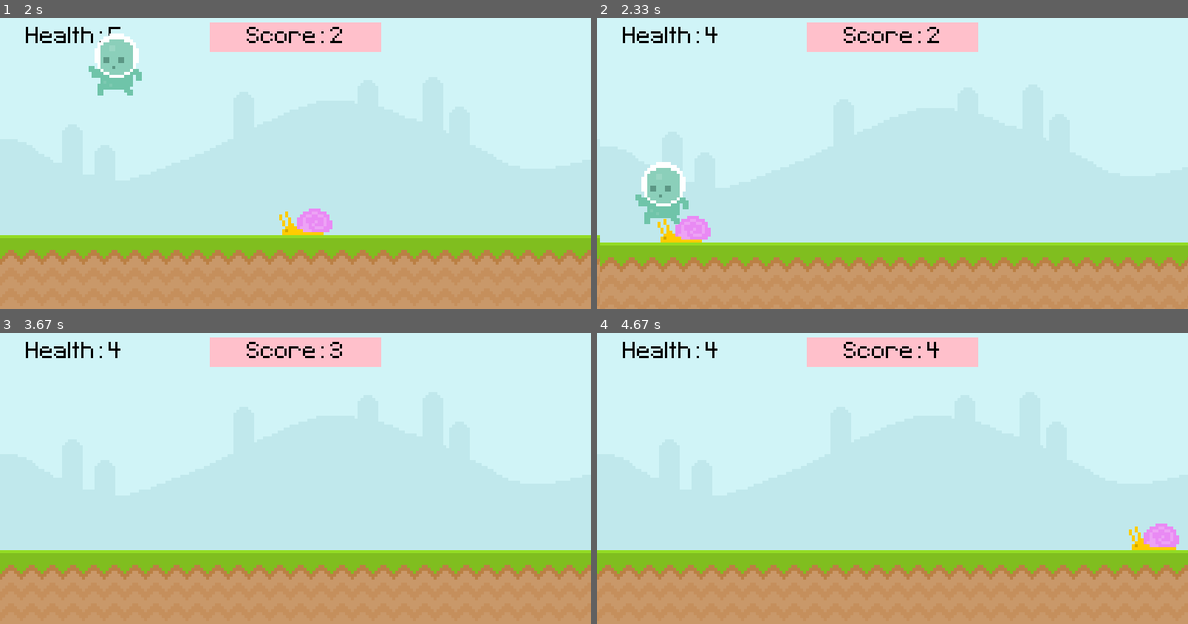
Above: before the commit, frames 1-4 (two rows, left to right).
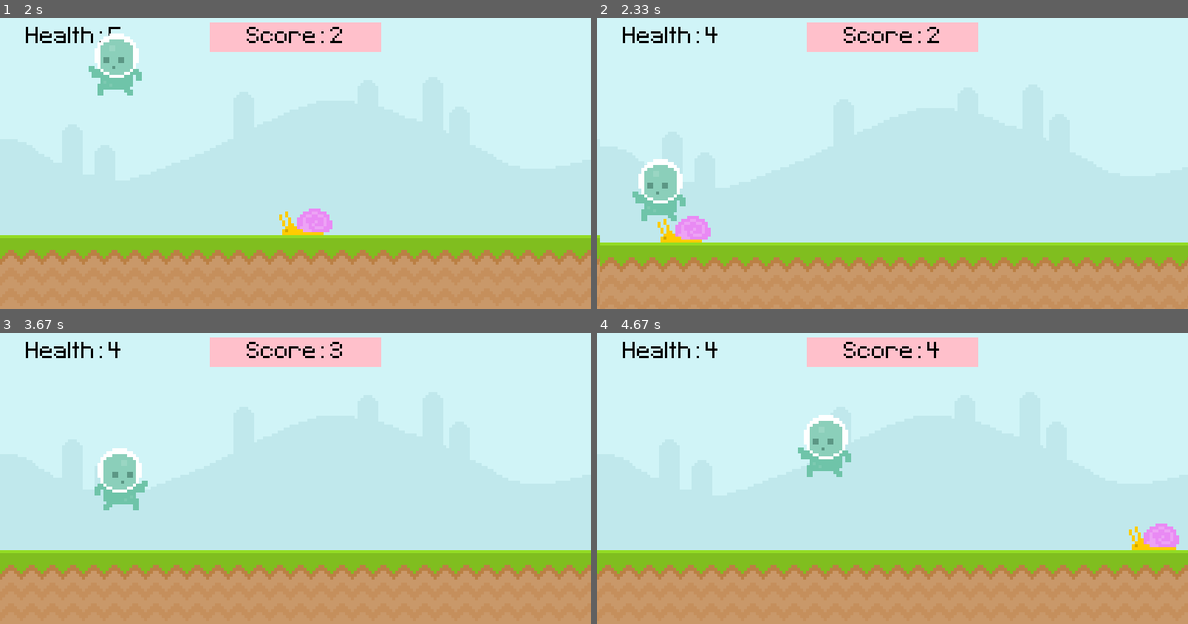
Above: after the commit, the same moments.

Repository: philiph915/ultimate-intro-pygame
Game: pygame game, started from main.py
The game is run twice, just before and just after one commit, with the same random seed, the same clock (stepped at 60 frames per second) and the same inputs.
Inputs:
- Up to frame 1 (2 s): hold D 0.33-0.8 s; hold D 0.83-1.3 s; tap Space at 0.9, 1.2, 1.4, 1.7, 1.97 s; hold A 1.33-1.87 s; hold A from 1.9 s (still down)
- Up to frame 2 (2.33 s): tap Space at 2.27 s; release A at 2.3 s
- Up to frame 3 (3.67 s): hold D 2.33-2.97 s; tap Space at 2.4, 2.7, 3.07, 3.37, 3.57 s; hold A 3-3.47 s; hold D from 3.5 s (still down)
- Up to frame 4 (4.67 s): tap Space at 3.87, 4.07, 4.37, 4.57 s; release D at 3.97 s; hold D 4-4.47 s; hold A from 4.5 s (still down)

Frame 1 is identical in both runs. In frame 2, 0.6% of the frame differs, in the area x 6-16%, y 48-71%; in frame 3, 1.3%, in the area x 16-25%, y 39-61%; in frame 4, 1.3%.

Commit message:
put the player code into a class

Diff:
--- a/main.py
+++ b/main.py
@@ -2,6 +2,92 @@
 from sys import exit
 from random import randint # Function to generate random integers
 import math
+
+class Player(pygame.sprite.Sprite): # Player Class inherits from Sprite Class
+    def __init__(self): # Constructor method: Sets class properties
+        super().__init__() # this line calls the parent class constructor
+
+        # Initialize Class Properties (self.image and self.rect are required for sprite class)
+
+        # Get Required Global Variables
+        global GRAVITY, SCREEN_HEIGHT, SCREEN_WIDTH
+
+        # Player Graphics
+        player_walk_1 = pygame.image.load('graphics/Player/player_walk_1.png').convert_alpha()
+        player_walk_2 = pygame.image.load('graphics/Player/player_walk_2.png').convert_alpha()
+        self.player_stand  = pygame.image.load('graphics/Player/player_stand.png').convert_alpha()
+        self.player_walk = [player_walk_1, player_walk_2]
+        self.player_index = 0 # Index variable for controlling player walk animation
+        self.player_jump = pygame.image.load('graphics/Player/jump.png').convert_alpha()
+
+        # Player Properties
+        self.walk_vel = 4
+        self.is_walking = False
+        self.is_facing_right = 1
+        self.jump_vel = 20
+        self.vel_y = 0
+
+        # Sounds
+        self.jump_sound = pygame.mixer.Sound('audio/jump.mp3')
+        self.jump_sound.set_volume(0.5)
+
+        # Sprite Object Properties
+        self.image = self.player_walk[self.player_index]
+        self.rect = self.image.get_rect(midbottom=(80,300))
+
+# TODO: Add Obstacle Class
+
+    def update(self):
+        self.player_input()
+        self.player_movement()
+        self.animation_state()
+
+    def player_movement(self):
+        # Apply Gravitational Acceleration
+        self.vel_y -= GRAVITY
+        self.rect.y -= self.vel_y
+
+        # Resolve player collision with ground
+        if self.rect.bottom >= 300:
+            self.rect.bottom = 300
+
+        # Resolve player collision with screen edges
+        if self.rect.left < 0:
+            self.rect.left = 0
+        elif self.rect.right > SCREEN_WIDTH:
+            self.rect.right = SCREEN_WIDTH
+
+    def player_input(self):
+        keys = pygame.key.get_pressed()
+        # Jumping
+        if keys[pygame.K_SPACE]:
+            if self.rect.bottom==300:
+                self.vel_y = self.jump_vel
+                self.jump_sound.play()
+        # Walking
+        if keys[pygame.K_a]:
+            self.is_walking = True
+            self.is_facing_right = 0
+            self.rect.left-=self.walk_vel
+        if keys[pygame.K_d]:
+            self.is_walking = True
+            self.is_facing_right = 1
+            self.rect.left+=self.walk_vel
+        if not keys[pygame.K_a] and not keys[pygame.K_d]:
+            self.is_walking = False
+
+    def animation_state(self):
+        # Display the jump surface if the player is in the air
+        if self.rect.bottom < 298:
+            self.image = pygame.transform.flip(self.player_jump,not self.is_facing_right, 0)
+
+        else: # Play walking animation if the player is on the floor
+            if self.is_walking == True:
+                self.player_index += 0.1
+                if self.player_index >= len(self.player_walk): self.player_index = 0
+                self.image = pygame.transform.flip(self.player_walk[int(self.player_index)],not self.is_facing_right, 0)
+            else:
+                self.image = self.player_stand
 
 def display_score():
     # PLACEHOLDER
@@ -120,6 +206,10 @@
 pygame.display.set_caption('Ultimate Pygame Tutorial') # set the window caption
 clock = pygame.time.Clock() # create a clock object for controlling the framerate
 
+# Create a GroupSingle (sprite group with one sprite)
+player = pygame.sprite.GroupSingle()
+player.add(Player()) # Add the player sprite object to the GroupSingle
+
 # Create surfaces (Graphics holders) & Create rectangles (Position holders)
 
 # Background Graphics
@@ -274,7 +364,7 @@
 
     if game_active:
         # ============== Update Loop ================= #
-
+        player.update()
         # Player Movement
         player_vel_y -= GRAVITY  # Acceleration due to gravity
         player_rect.bottom-=player_vel_y;
@@ -380,7 +470,9 @@
 
         # Draw Player
         player_animation(player_is_walking) # update player animation state
-        if player_is_visible: screen.blit(player_surf,(player_rect.topleft[0] + shake_offset_X,player_rect.topleft[1] + shake_offset_X))
+        # if player_is_visible: screen.blit(player_surf,(player_rect.topleft[0] + shake_offset_X,player_rect.topleft[1] + shake_offset_X))
+
+        player.draw(screen)
     else:
         screen.fill('Pink')
         screen.blit(game_over_text_surface,game_over_text_rect)
